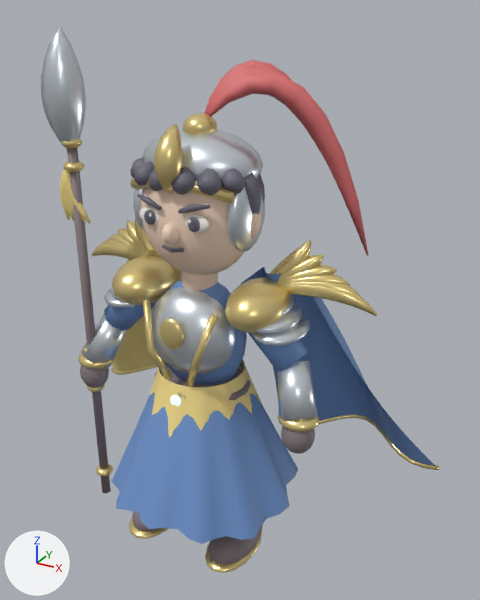
One commit to the glTF model samkok/web/models/43-e3.glb: the scene before it, then after it.
Both versions are drawn from a camera (50 mm lens) standing at (2.13, -3.34, 3.61) and looking at (0.16, 0.25, 1.82). The axes (+X, +Y, +Z) are drawn at lower left. The lights are the same throughout. The first picture is the older version.

Objects in the first picture: '43_T3_Azure Dragon_Mesh'.
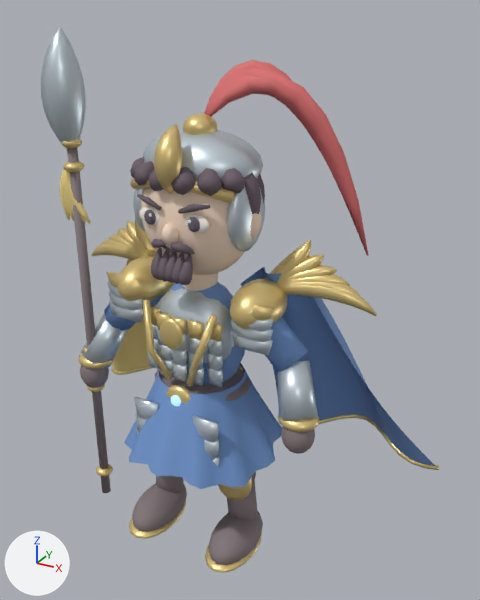
The edits, one by one:
Material 'Hair 251b22.002' (mat_hair_251b22_002) is new.
Its base color is (0.145, 0.106, 0.133) (dark grey #6a5c66).
Its roughness is 0.72.
me_43_t3_azure_dragon_mesh is used by ob_43_t3_azure_dragon_mesh; location (0.0, 0.0, 0.0).
me_43_t3_azure_dragon_mesh had 12448 vertices, 22828 faces and spanned x -1.5..1.5, y -0.68..0.97, z 0.02..3.51.
me_43_t3_azure_dragon_mesh now has 11836 vertices, 21728 faces and spans x -1.5..1.5, y -0.57..0.97, z 0.02..3.51.
me_43_t3_azure_dragon_mesh part 1: the loose piece of 176 vertices spanning x -0.31..0.31, y -0.32..0.12, z 1.4..2.0 is scaled about its middle by (1, 0.909, 1), then moved by (0.0, 0.04, 0.0).
me_43_t3_azure_dragon_mesh part 2: 6 loose pieces with 1056 vertices, spanning x -0.74..0.74, y -0.2..0.26, z 1.74..1.99, are deleted.
me_43_t3_azure_dragon_mesh part 3: 552 vertices moved from x -0.68..0.68, y -0.68..0.68, z 0.44..2.08 to x -0.59..0.59, y -0.57..0.57, z 0.77..2.08; 240 vertices removed from x -0.48..0.48, y -0.48..0.48, z 0.83..1.4; 684 vertices added at x -0.61..0.61, y -0.38..-0.16, z 0.81..2.38.
me_43_t3_azure_dragon_mesh part 4: 2160 faces spanning x -0.43..0.43, y -0.33..0.33, z 2.39..2.8 switch from mat_hair_262430_002 (grey #6c6978) to mat_hair_251b22_002 (dark grey #6a5c66).

Pixel boxes [x1, y1, x2, y2] of what changed, in the pictures (480 x 600 px; the box of a moved part takes in the faces that stretch with it):
part 1 of me_43_t3_azure_dragon_mesh, moved or reshaped
    before: [151, 287, 236, 375]
    after: [156, 288, 234, 363]
part 2 of me_43_t3_azure_dragon_mesh, deleted
    before: [104, 287, 310, 346]
part 3 of me_43_t3_azure_dragon_mesh, moved or reshaped
    before: [111, 255, 298, 544]
    after: [106, 239, 288, 489]
part 4 of me_43_t3_azure_dragon_mesh, recoloured (grey to dark grey)
    both: [130, 157, 265, 227]
